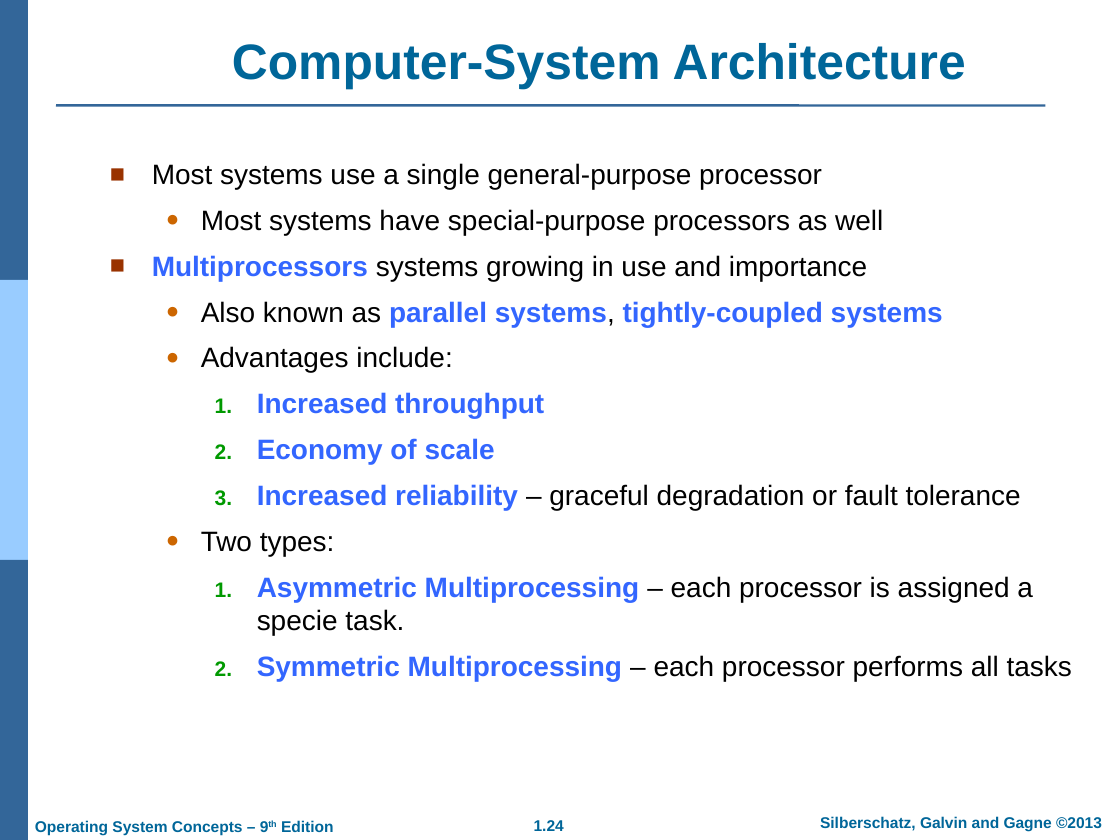
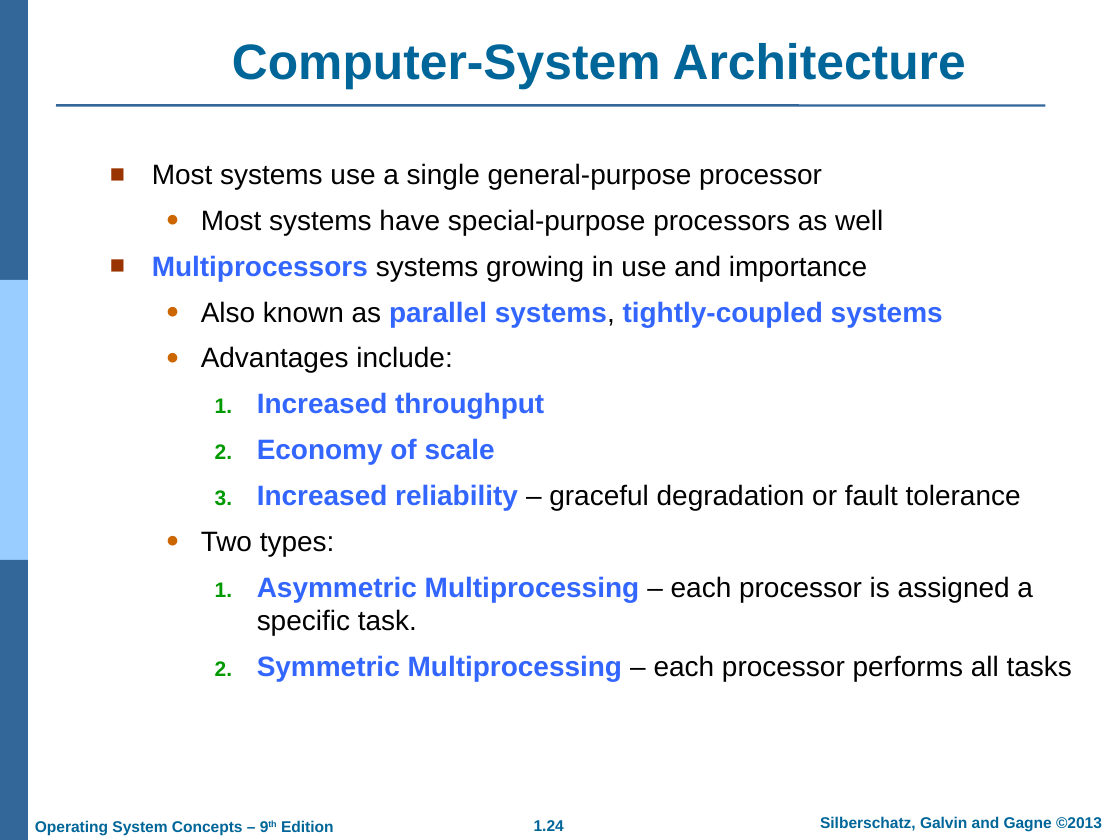
Before and after one commit to GeneralNitin/S4, a slide deck: slide 24 of S4/03. OS/PPTs/PPT-dir/01. Introduction.ppt. Drawn at 1120x840 pixels with LibreOffice and Linux fonts; fonts in the diff are those of the drawing; background and template pictures are left out. Boxes give left, top, right and bottom in pixels: in the first picture for what was removed or moved away, otherwise in the second. Text is boxed around its words. In the diff, an @@ line names an element or a change of style, - is before the commit and + after.

```diff
--- a/S4/03. OS/PPTs/PPT-dir/01. Introduction.ppt
+++ b/S4/03. OS/PPTs/PPT-dir/01. Introduction.ppt
@@ text at (257, 576, 1033, 636): text changed @@
-    1. Asymmetric Multiprocessing – each processor is assigned a specie task.
+    1. Asymmetric Multiprocessing – each processor is assigned a specific task.
```
Also in this commit, not shown: 13 other slides changed.
